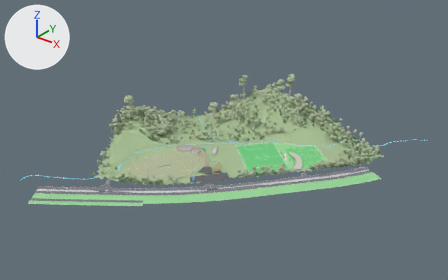
A saved change to the glTF model KHFR_stage2_winter.glb.
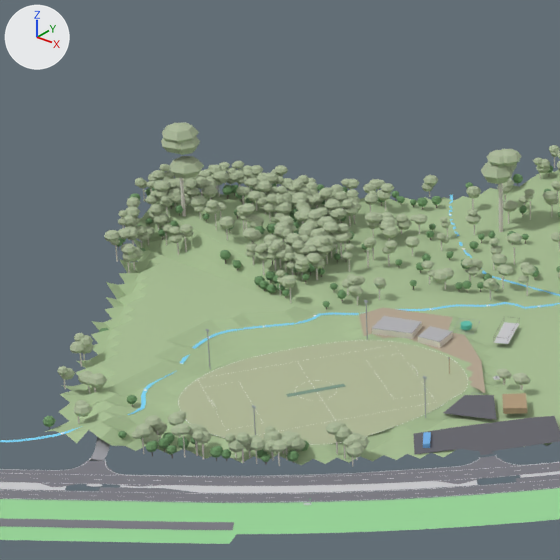
Each version is shown whole from a 50 mm lens placed at (612.0, -824.0, 496.0), pointed at (17.0, -81.0, 36.0), then close up on the part from 18% to 51% of the width and 23% to 75% of the height. Arrows for +X, +Y and +Z are at upper left; the lights stay in place. The first two pictures are the older version. Vertices at exactly the same position are counted once.

Objects in the first close-up: 'Bush planting zones (euc_can)', 'Bushland forest (euc_can)', 'Driveway', 'Existing E2 car park (joined, asphalt)', 'Existing Ground 1 (worn turf)', 'Existing dirt parking and road', 'Giant eucalypts (canopies)', 'Median (separated)', 'Reserve terrain', 'Road reserve (far verge)', 'Swansea Rd NE-bound (surveyed both edges)', 'Swansea Rd SW-bound (2 lanes, smooth)', 'Tennis precinct bush retained (euc_can)' and 38 more.
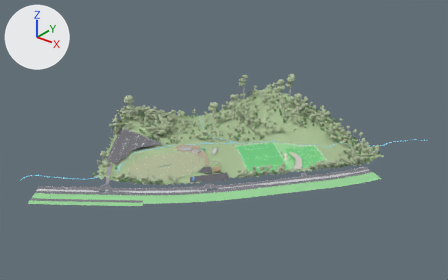
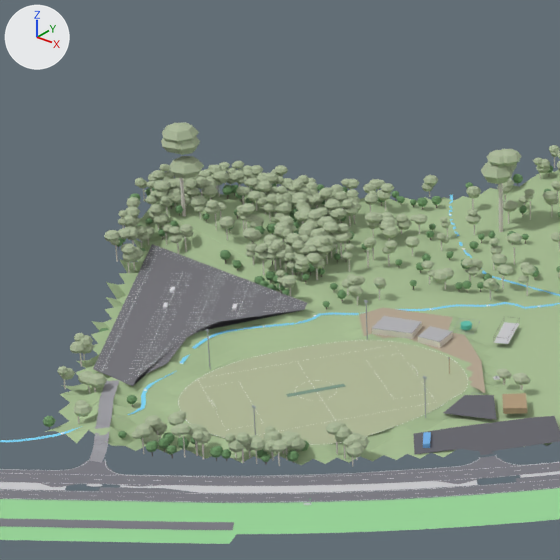
What differs and where, as boxes [x1, y1, x2, y2] in the close-ups (560 x 560 px; the box of a moved part takes in the faces that stretch with it):
'New car park (~220)', recoloured, reshaped (not visible before)
    after: [93, 244, 307, 386]
'Driveway', reshaped
    before: [89, 437, 110, 461]
    after: [89, 380, 119, 463]
'Parking bays (~266 marked)', moved (not visible before)
    after: [102, 247, 298, 382]
part 4 of me_cars__scale, moved or reshaped (not visible before)
    after: [163, 286, 238, 311]

Edits to the bpy script that builds the scene:
```text
Change mat_park:
    mat_park.base_color: (0.55, 0.55, 0.58) -> (0.17, 0.17, 0.19)  # light grey #c4c4c8 -> grey #737379
Change me_new_car_park___220:
    used by ob_new_car_park___220; location = (0.0, 0.0, 0.0)
    remove me_new_car_park___220.from_pydata(...)  # 19 vertices, 27 faces; spans x -205.5..-95.5, y -220.3..-112.3, z 0.0..0.1
    add me_new_car_park___220.from_pydata(...)  # 20 vertices, 36 faces; spans x -205.5..-95.5, y -220.3..-112.3, z 6.4..6.6
    me_new_car_park___220 part 1: the whole mesh is rebuilt
Change me_parking_bays___266_marked:
    used by ob_parking_bays___266_marked; location = (0.0, 0.0, 0.0)
    remove me_parking_bays___266_marked.from_pydata(...)  # 1164 vertices, 744 faces; spans x -202.3..-96.4, y -220.0..-112.6, z 0.1
    add me_parking_bays___266_marked.from_pydata(...)  # 1164 vertices, 744 faces; spans x -202.3..-96.4, y -220.0..-112.6, z 6.6
    me_parking_bays___266_marked part 2: the whole mesh is moved by (0.0, 0.0, 6.5)
Change me_driveway:
    used by ob_driveway; location = (0.0, 0.0, 0.0)
    remove me_driveway.from_pydata(...)  # 182 vertices, 180 faces; spans x -114.3..-70.6, y -269.2..-220.8, z 0.1
    add me_driveway.from_pydata(...)  # 363 vertices, 361 faces; spans x -114.3..-70.6, y -269.3..-220.4, z 0.1..6.6
    me_driveway part 3: 180 vertices removed from x -114.3..-70.9, y -269.2..-220.8, z 0.1; 361 vertices added at x -114.3..-70.7, y -269.3..-220.4, z 0.1..6.6
Change me_cars__scale:
    used by ob_cars__scale; location = (0.0, 0.0, 0.0)
    remove me_cars__scale.from_pydata(...)  # 80 vertices, 128 faces; spans x -160.0..49.0, y -160.0..-136.0, z 0.0..1.0
    add me_cars__scale.from_pydata(...)  # 80 vertices, 128 faces; spans x -160.0..49.0, y -160.0..-136.0, z 0.0..8.0
    me_cars__scale part 4: the whole mesh is multiplied about its middle by the matrix ((0.999, 0.001, 0.034), (0.0, 1.0, -0.029), (-0.034, 0.029, 0.999)), then moved by (0.0, 0.0, 3.0)
```
